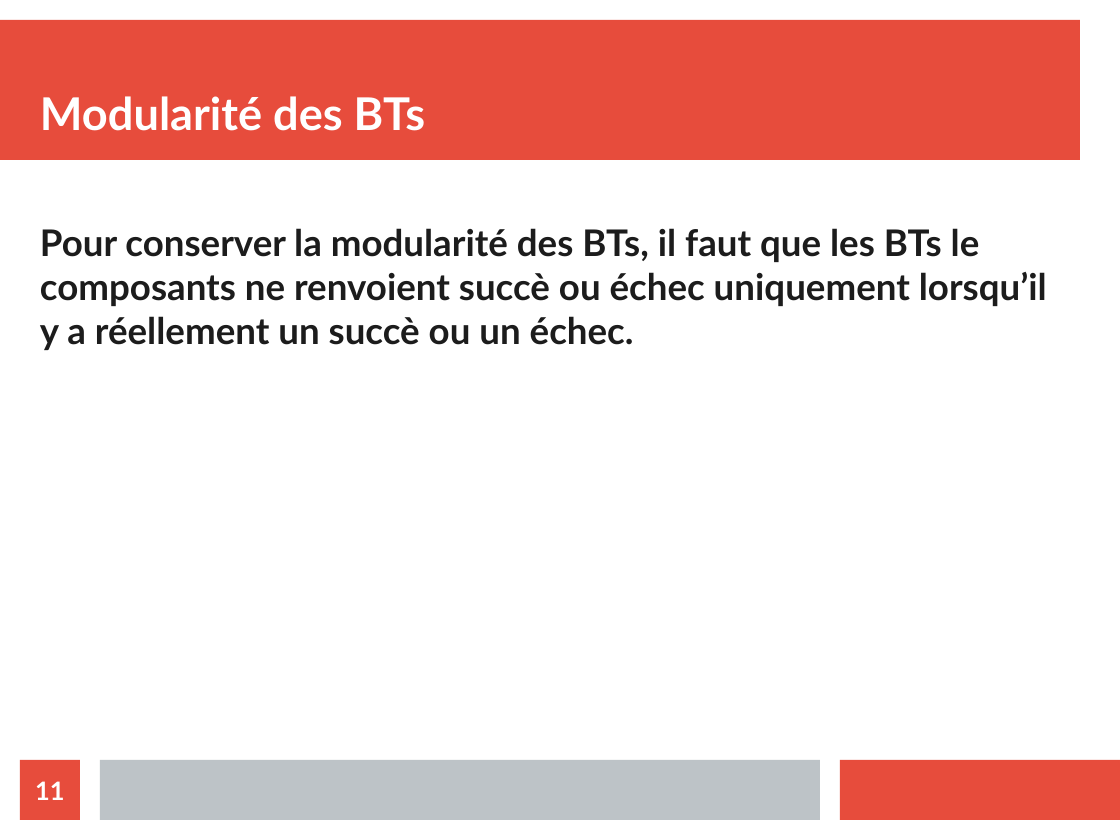
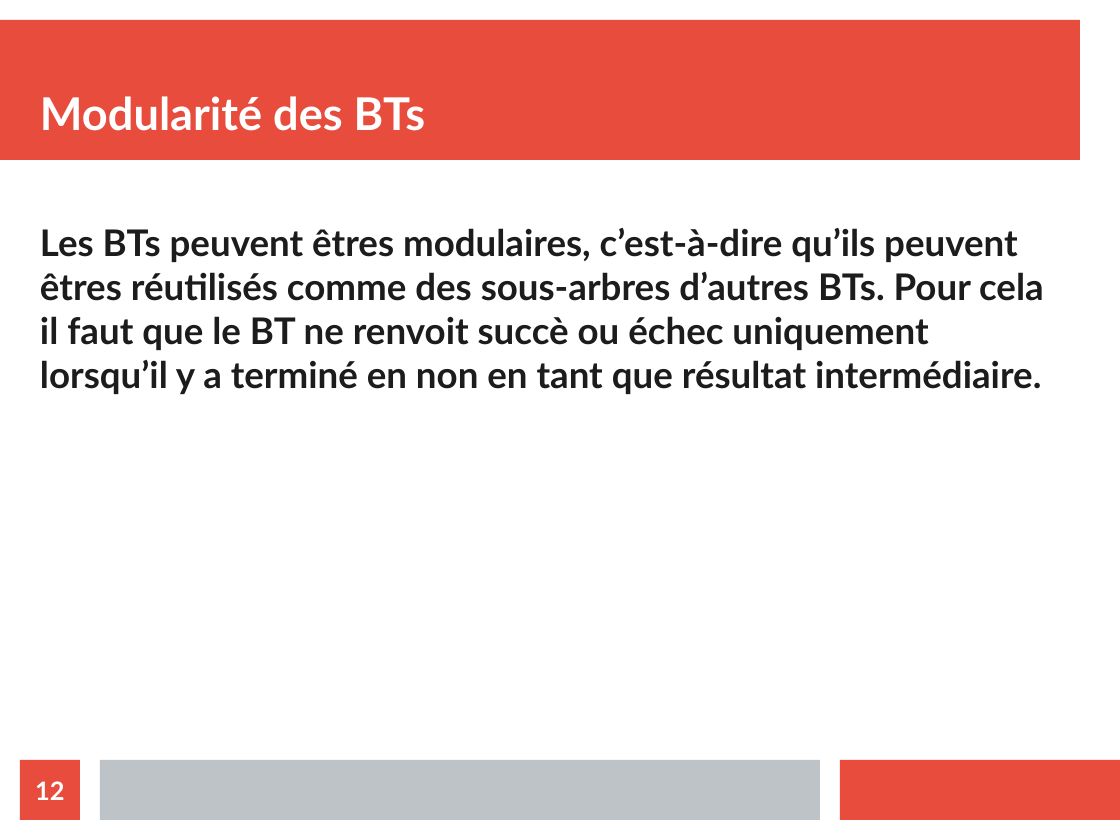
Before and after one commit to ValentinLebouvier/TAL2019, a slide deck: slide 12 of Comptes Rendus/CR_10-05.odp (slide 11 before the commit). Drawn at 1120x840 pixels with LibreOffice and Linux fonts; fonts in the diff are those of the drawing. Boxes give left, top, right and bottom in pixels: in the first picture for what was removed or moved away, otherwise in the second. Text is boxed around its words. In the diff, an @@ line names an element or a change of style, - is before the commit and + after.

```diff
--- a/Comptes Rendus/CR_10-05.odp
+++ b/Comptes Rendus/CR_10-05.odp
@@ text at (x1=40, y1=228, x2=1044, y2=394): text changed @@
-Pour conserver la modularité des BTs, il faut que les BTs le composants ne renvoient succè ou échec uniquement lorsqu’il y a réellement un succè ou un échec.
+Les BTs peuvent êtres modulaires, c’est-à-dire qu’ils peuvent êtres réutilisés comme des sous-arbres d’autres BTs. Pour cela il faut que le BT ne renvoit succè ou échec uniquement lorsqu’il y a terminé en non en tant que résultat intermédiaire.
@@ page number at (x1=35, y1=781, x2=64, y2=800): text changed @@
-11
+12
```
Also in this commit, not shown: 1 other slide changed, 3 slides added, 1 slide removed, 40 other files.
